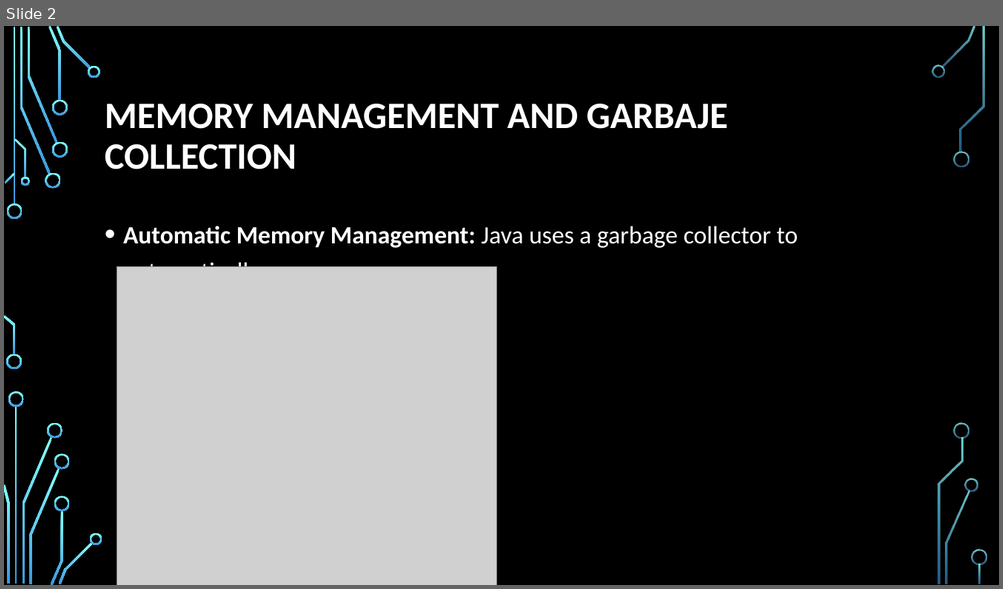
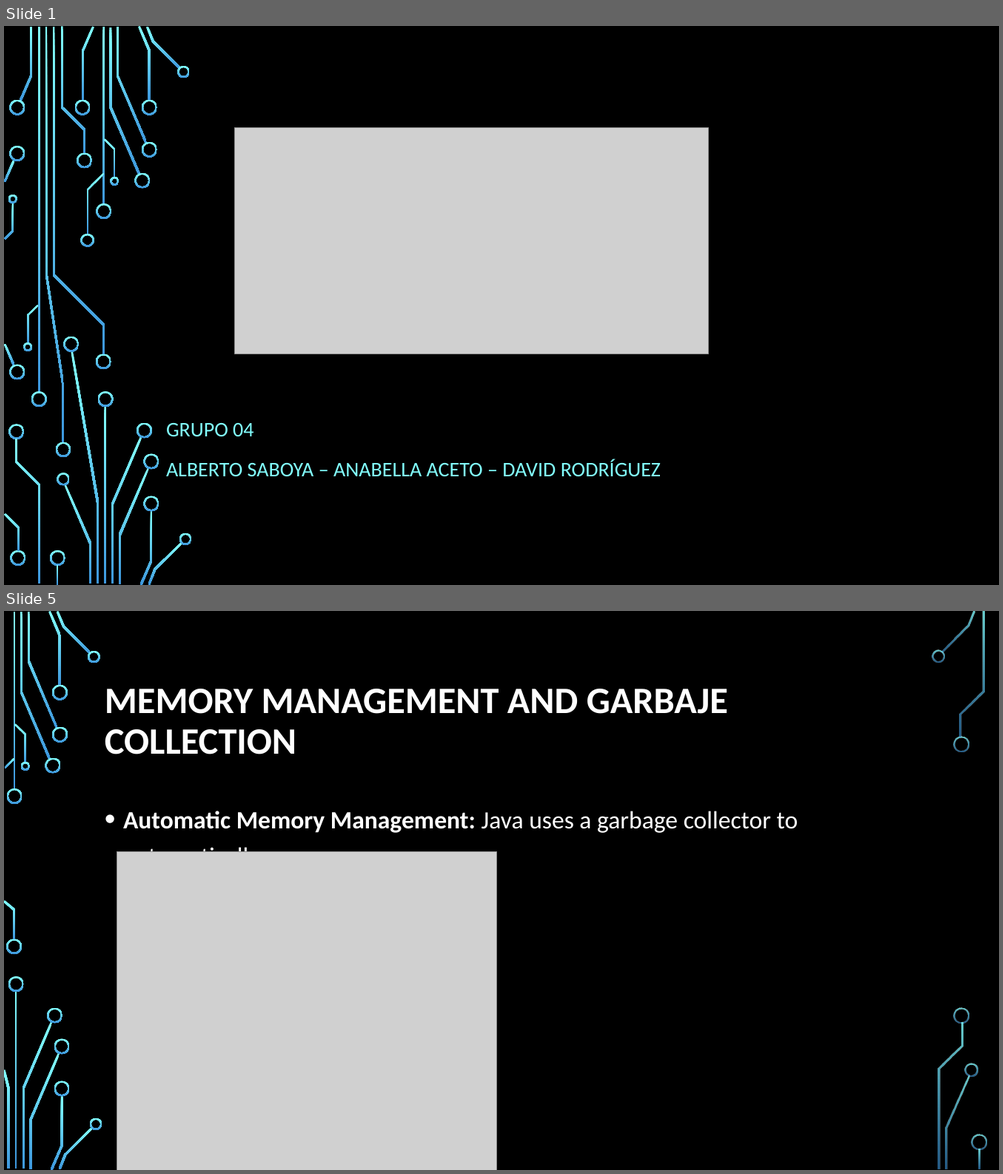
Before and after one commit to Xukialb/AE-4.-Programming-Languages, a slide deck: Java_English - Alberto.pptx. Shown one above the other, each under a label of ours: slide 2 before the commit, slides 1 and 5 after it; the slides between them are not shown. The pictures are 1003x589 and 1003x1174 pixels, drawn with LibreOffice and Linux fonts; fonts in the diff are those of the drawing; grey boxes stand for pictures; background and template pictures are left out. Boxes give left, top, right and bottom in pixels: in the first picture for what was removed or moved away, otherwise in the second. Text is boxed around its words. In the diff, an @@ line names an element or a change of style, - is before the commit and + after.

```diff
--- a/Java_English - Alberto.pptx
+++ b/Java_English - Alberto.pptx
@@ slide 1 added at (x1=4, y1=26, x2=999, y2=585), background picture (left out) @@
@@ picture added at (x1=235, y1=127, x2=708, y2=354) @@
@@ subtitle added at (x1=166, y1=423, x2=660, y2=477), 20 pt, text #82FFFF @@
+GRUPO 04
+ALBERTO SABOYA – ANABELLA ACETO – DAVID RODRÍGUEZ
@@ group added at (x1=4, y1=26, x2=192, y2=585): 50 freeform shapes, 4 rectangles @@
@@ what was slide 2 is now slide 5 @@
```
Also in this commit, not shown: 3 slides changed, 2 other slides added.
